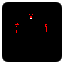
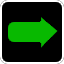
Before/after of a (64, 64) layered artwork. What changed in the layer stack:
hid "Sacrifice", painted on it over [15,14,47,48]
showed "Move" over [8,14,58,48]
showed "Background" over [0,0,64,64]
